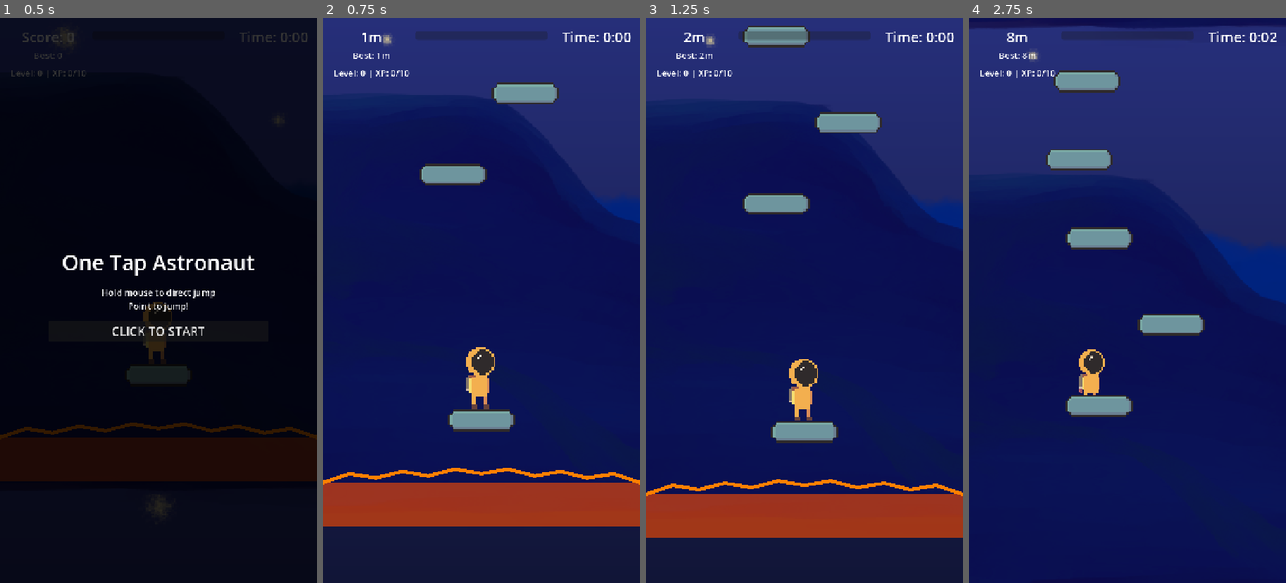
Above: before the commit, frames 1-4 (left to right).
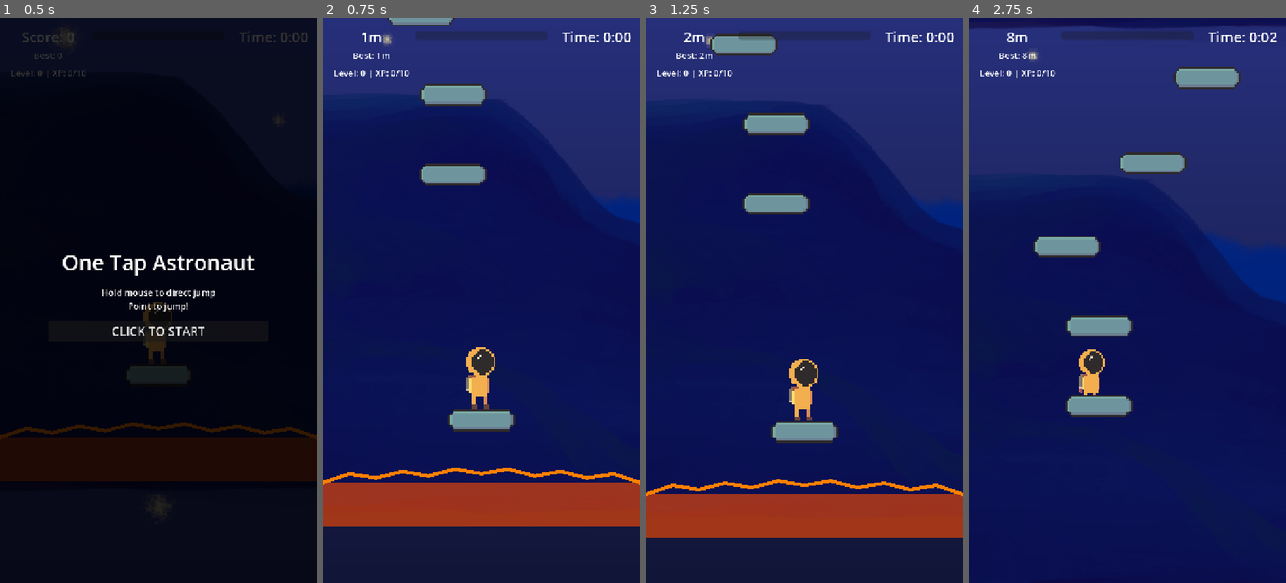
Above: after the commit, the same moments.

Repository: Andree37/one-tap-astro
Game: Godot game, scene res://scenes/main.tscn
Two runs of this game, one before a commit and one after it. Both use one fixed random seed, a clock stepped at 60 frames per second and the inputs below.
Inputs (mouse positions are in pixels of both pictures, inside the frame that each line leads up to):
- Up to frame 1 (0.5 s): no input
- Up to frame 2 (0.75 s): click "CLICK TO START" at 0.5 s
- Up to frame 3 (1.25 s): no input
- Up to frame 4 (2.75 s): move the mouse to (1197, 272) at 1.27 s; press the mouse at (1197, 272) at 1.28 s; move the mouse to (1064, 328) at 2.02 s; release the mouse at (1064, 328) at 2.03 s; click (1064, 328) at 2.1 s; click (1064, 328) at 2.27 s; click (1064, 328) at 2.57 s

Frame 1 is identical in both runs. In frame 2, 1.8% of the frame differs, in the area x 20-75%, y 0-16%; in frame 3, 2.7%; in frame 4, 5.8%, in the area x 20-86%, y 8-57%.

Commit message:
chore: cleanup and enemy kill font

Diff:
--- a/scenes/platform_powerup_jump.tscn
+++ /dev/null
@@ -1,33 +0,0 @@
-[gd_scene load_steps=5 format=3 uid="uid://cxtj4h0kjvmv5"]
-
-[ext_resource type="Script" uid="uid://f50m5w5islyh" path="res://scripts/special_platform.gd" id="1"]
-[ext_resource type="Texture2D" uid="uid://wa2j5kna3da6" path="res://assets/sprites/platforms/Platform_01.png" id="2"]
-
-[sub_resource type="RectangleShape2D" id="RectangleShape2D_1"]
-size = Vector2(152, 54)
-
-[sub_resource type="RectangleShape2D" id="RectangleShape2D_2"]
-size = Vector2(152, 60)
-
-[node name="PlatformPowerupJump" type="StaticBody2D" groups=["platforms"]]
-collision_layer = 2
-collision_mask = 0
-script = ExtResource("1")
-platform_type = 3
-
-[node name="Sprite2D" type="Sprite2D" parent="."]
-modulate = Color(0, 1, 0.5, 1)
-scale = Vector2(0.3, 0.3)
-texture = ExtResource("2")
-
-[node name="CollisionShape2D" type="CollisionShape2D" parent="."]
-shape = SubResource("RectangleShape2D_1")
-one_way_collision = true
-
-[node name="Area2D" type="Area2D" parent="."]
-collision_layer = 0
-
-[node name="CollisionShape2D" type="CollisionShape2D" parent="Area2D"]
-shape = SubResource("RectangleShape2D_2")
-
-[connection signal="body_entered" from="Area2D" to="." method="_on_body_entered"]
--- a/scripts/enemy.gd
+++ b/scripts/enemy.gd
@@ -120,7 +120,7 @@
 	var floating_text = floating_xp_text_scene.instantiate()
 	get_parent().add_child(floating_text)
 	floating_text.global_position = global_position + Vector2(0, -60)
-	floating_text.set_xp_amount(amount, false)
+	floating_text.set_xp_amount(amount, false, true)
 
 func die() -> void:
 	print("ENEMY: Died! Boss: ", is_boss)
--- a/scripts/game_constants.gd
+++ /dev/null
@@ -1,63 +0,0 @@
-extends Node
-
-class_name GameConstants
-
-const GRAVITY: float = 1200.0
-const JUMP_FORCE: float = 1000.0
-const FALL_MULTIPLIER: float = 2.5
-
-const MIN_HORIZONTAL_RATIO: float = 0.05
-const MAX_HORIZONTAL_RATIO: float = 0.3
-const MAX_CHARGE_TIME: float = 1.0
-const JUMP_ANGLE_MAX_ROTATION: float = 45.0
-const MOUSE_MAX_OFFSET: float = 300.0
-
-const PIXELS_PER_METER: float = 50.0
-
-const PLAYER_HALF_HEIGHT: float = 71.0
-const PLAYER_MAX_ROTATION: float = 0.5
-
-const PLATFORM_WIDTH: float = 152.0
-const PLATFORM_HEIGHT: float = 54.0
-const PLATFORM_POOL_SIZE: int = 20
-
-const MIN_SPAWN_TIME: float = 1.5
-const MAX_SPAWN_TIME: float = 2.2
-const PLATFORM_SPEED: float = 80.0
-const PLATFORM_LIFETIME: float = 10.0
-const SPAWN_DISTANCE_AHEAD: float = 250.0
-
-const MIN_HORIZONTAL_GAP: float = 50.0
-const MIN_VERTICAL_GAP: float = 200.0
-const MAX_VERTICAL_GAP: float = 350.0
-const PLAYER_HORIZONTAL_CLEARANCE: float = 100.0
-const PLAYER_VERTICAL_CLEARANCE: float = 150.0
-
-const CAMERA_SCROLL_SPEED: float = 80.0
-
-const SCREEN_WIDTH: float = 720.0
-const SCREEN_HEIGHT: float = 1280.0
-const SPAWN_X_RANGE: float = 240.0
-
-const LAYER_PLAYER: int = 1
-const LAYER_PLATFORM: int = 2
-const LAYER_BOUNDS: int = 3
-
-const GROUP_PLAYER: String = "player"
-const GROUP_PLATFORMS: String = "platforms"
-
-const SAVE_FILE_PATH: String = "user://savegame.save"
-
-const PATH_AUDIO_JUMP: String = "res://assets/audio/jump.wav"
-const PATH_AUDIO_POINTS: String = "res://assets/audio/points.wav"
-const PATH_AUDIO_DEAD: String = "res://assets/audio/dead.mp3"
-
-const ANIM_IDLE: String = "idle"
-const ANIM_CROUCH: String = "crouch"
-const ANIM_JUMP: String = "jump"
-const ANIM_DEAD: String = "dead"
-const ANIM_RESET: String = "RESET"
-
-const DIFFICULTY_SPEED_INCREMENT: float = 5.0
-const DIFFICULTY_TIME_DECREMENT: float = 0.1
-const SCORE_PER_DIFFICULTY_INCREASE: int = 10
--- a/scripts/game_settings.gd
+++ /dev/null
@@ -1,74 +0,0 @@
-extends Resource
-class_name GameSettings
-
-@export_group("Platform Spawning")
-@export_range(0.5, 3.0, 0.1) var min_spawn_time: float = 1.0
-@export_range(1.0, 5.0, 0.1) var max_spawn_time: float = 3.0
-@export_range(50, 300, 10) var platform_speed: float = 100.0
-@export_range(3.0, 10.0, 0.5) var platform_lifetime: float = 7.0
-
-@export_group("Player Physics")
-@export_range(200, 800, 50) var jump_velocity: float = 400.0
-@export_range(400, 1000, 50) var max_jump_velocity: float = 600.0
-@export_range(100, 500, 25) var jump_charge_rate: float = 200.0
-@export_range(1.0, 5.0, 0.1) var fall_multiplier: float = 2.0
-@export_range(0.1, 0.5, 0.05) var jump_threshold: float = 0.2
-
-@export_group("Scoring")
-@export_range(1, 5, 1) var points_per_landing: int = 1
-@export_range(2, 5, 1) var max_multiplier: int = 2
-@export_range(1, 10, 1) var multiplier_linger_jumps: int = 3
-@export_range(5.0, 30.0, 1.0) var perfect_landing_threshold: float = 10.0
-
-@export_group("Difficulty Progression")
-@export var enable_difficulty_scaling: bool = false
-@export_range(0.0, 2.0, 0.1) var speed_increase_per_point: float = 0.5
-@export_range(0.0, 1.0, 0.05) var spawn_rate_increase: float = 0.05
-@export_range(5, 50, 5) var max_speed: int = 200
-
-@export_group("Audio")
-@export_range(-20.0, 0.0, 1.0) var master_volume: float = 0.0
-@export_range(-20.0, 0.0, 1.0) var sfx_volume: float = 0.0
-@export_range(-20.0, 0.0, 1.0) var music_volume: float = -10.0
-
-@export_group("Visual Effects")
-@export var enable_screen_shake: bool = true
-@export_range(0.0, 10.0, 0.5) var screen_shake_intensity: float = 3.0
-@export var enable_particles: bool = true
-@export var enable_trail_effect: bool = false
-
-@export_group("Mobile Settings")
-@export var enable_haptic_feedback: bool = true
-@export var vibration_intensity: float = 1.0
-
-func apply_easy_preset():
-	min_spawn_time = 1.5
-	max_spawn_time = 4.0
-	platform_speed = 80.0
-	jump_velocity = 450.0
-	fall_multiplier = 1.5
-	enable_difficulty_scaling = false
-
-func apply_normal_preset():
-	min_spawn_time = 1.0
-	max_spawn_time = 3.0
-	platform_speed = 100.0
-	jump_velocity = 400.0
-	fall_multiplier = 2.0
-	enable_difficulty_scaling = false
-
-func apply_hard_preset():
-	min_spawn_time = 0.7
-	max_spawn_time = 2.0
-	platform_speed = 150.0
-	jump_velocity = 380.0
-	fall_multiplier = 2.5
-	enable_difficulty_scaling = true
-	speed_increase_per_point = 0.8
-
-func apply_endless_preset():
-	apply_normal_preset()
-	enable_difficulty_scaling = true
-	speed_increase_per_point = 1.0
-	spawn_rate_increase = 0.1
-	max_speed = 250
--- a/scripts/platform_spawner.gd
+++ b/scripts/platform_spawner.gd
@@ -18,7 +18,7 @@
 @export_group("Platform Spacing")
 @export var min_horizontal_gap: float = 30.0
 @export var min_vertical_gap: float = 120.0
-@export var max_vertical_gap: float = 220.0
+@export var max_vertical_gap: float = 200.0
 @export var player_horizontal_clearance: float = 50.0
 @export var player_vertical_clearance: float = 80.0
 
--- a/scripts/scrolling_background.gd
+++ /dev/null
@@ -1,7 +0,0 @@
-extends ParallaxBackground
-
-@export var scroll_speed: float = 50.0
-@export var scroll_direction: Vector2 = Vector2.LEFT
-
-func _process(delta):
-	scroll_base_offset += scroll_direction * scroll_speed * delta
--- a/scripts/state_machine/state.gd
+++ /dev/null
@@ -1,35 +0,0 @@
-extends Node
-
-class_name State
-
-var state_machine: StateMachine = null
-var actor: Node = null
-
-func enter(_data: Dictionary = {}) -> void:
-	pass
-
-func exit() -> void:
-	pass
-
-func update(_delta: float) -> void:
-	pass
-
-func physics_update(_delta: float) -> void:
-	pass
-
-func handle_input(_event: InputEvent) -> void:
-	pass
-
-func transition_to(target_state: String, data: Dictionary = {}) -> void:
-	if state_machine:
-		state_machine.transition_to(target_state, data)
-	else:
-		push_error("State '%s' has no state machine reference!" % name)
-
-func get_actor_as(type: Variant) -> Variant:
-	if actor and is_instance_of(actor, type):
-		return actor
-	return null
-
-func can_transition_to(target_state: String) -> bool:
-	return state_machine and state_machine.states.has(target_state)
--- a/scripts/state_machine/state_machine.gd
+++ /dev/null
@@ -1,66 +0,0 @@
-extends Node
-
-class_name StateMachine
-
-signal state_changed(from_state: String, to_state: String)
-
-var current_state: State = null
-var states: Dictionary = {}
-
-@export var actor: Node
-
-func _ready() -> void:
-	await owner.ready
-
-	if not actor:
-		actor = get_parent()
-
-	for child in get_children():
-		if child is State:
-			states[child.name] = child
-			child.state_machine = self
-			child.actor = actor
-
-	if get_child_count() > 0 and get_child(0) is State:
-		current_state = get_child(0) as State
-		current_state.enter()
-
-func _process(delta: float) -> void:
-	if current_state:
-		current_state.update(delta)
-
-func _physics_process(delta: float) -> void:
-	if current_state:
-		current_state.physics_update(delta)
-
-func _unhandled_input(event: InputEvent) -> void:
-	if current_state:
-		current_state.handle_input(event)
-
-func transition_to(target_state_name: String, data: Dictionary = {}) -> void:
-	if not states.has(target_state_name):
-		push_error("State '%s' does not exist!" % target_state_name)
-		return
-
-	var previous_state_name: String
-	if current_state:
-		previous_state_name = current_state.name
-	else:
-		previous_state_name = "null"
-
-	if current_state:
-		current_state.exit()
-
-	current_state = states[target_state_name]
-	current_state.enter(data)
-
-	state_changed.emit(previous_state_name, target_state_name)
-
-func get_current_state_name() -> String:
-	if current_state:
-		return current_state.name
-	else:
-		return ""
-
-func is_in_state(state_name: String) -> bool:
-	return current_state and current_state.name == state_name
--- a/scripts/ui/floating_xp_text.gd
+++ b/scripts/ui/floating_xp_text.gd
@@ -12,9 +12,12 @@
 	tween.tween_property(self, "modulate:a", 0.0, lifetime - fade_start_time).set_delay(fade_start_time)
 	tween.tween_callback(queue_free).set_delay(lifetime)
 
-func set_xp_amount(amount: int, is_perfect: bool = false) -> void:
+func set_xp_amount(amount: int, is_perfect: bool = false, is_kill: bool = false) -> void:
 	if is_perfect:
 		text = "PERFECT\n+%d XP" % amount
+		label_settings.font_color = Color(0.0, 1.0, 0.0, 1.0)
+	elif is_kill:
+		text = "KILL!\n+%d XP" % amount
 		label_settings.font_color = Color(0.0, 1.0, 0.0, 1.0)
 	else:
 		text = "+%d XP" % amount
Not shown, removed: scripts/game_constants.gd.uid
Not shown, removed: scripts/game_settings.gd.uid
Not shown, removed: scripts/scrolling_background.gd.uid
Not shown, removed: scripts/state_machine/state.gd.uid
Not shown, removed: scripts/state_machine/state_machine.gd.uid
